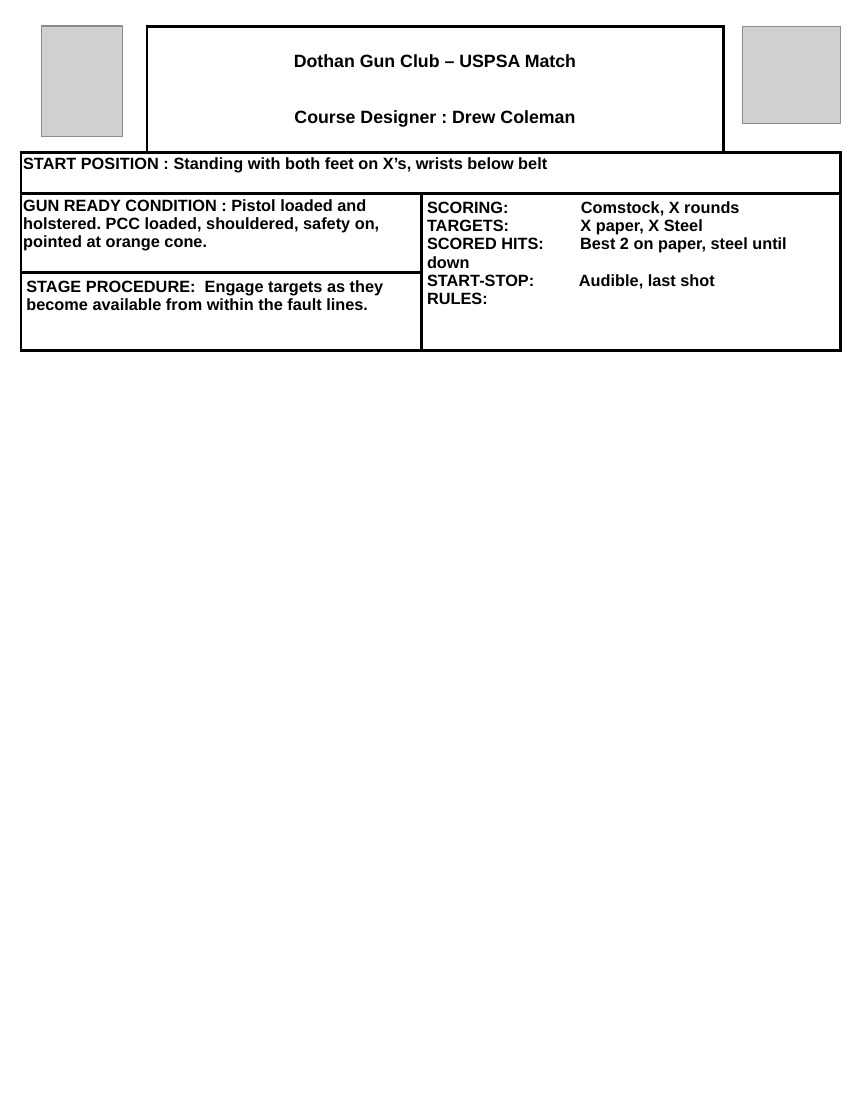
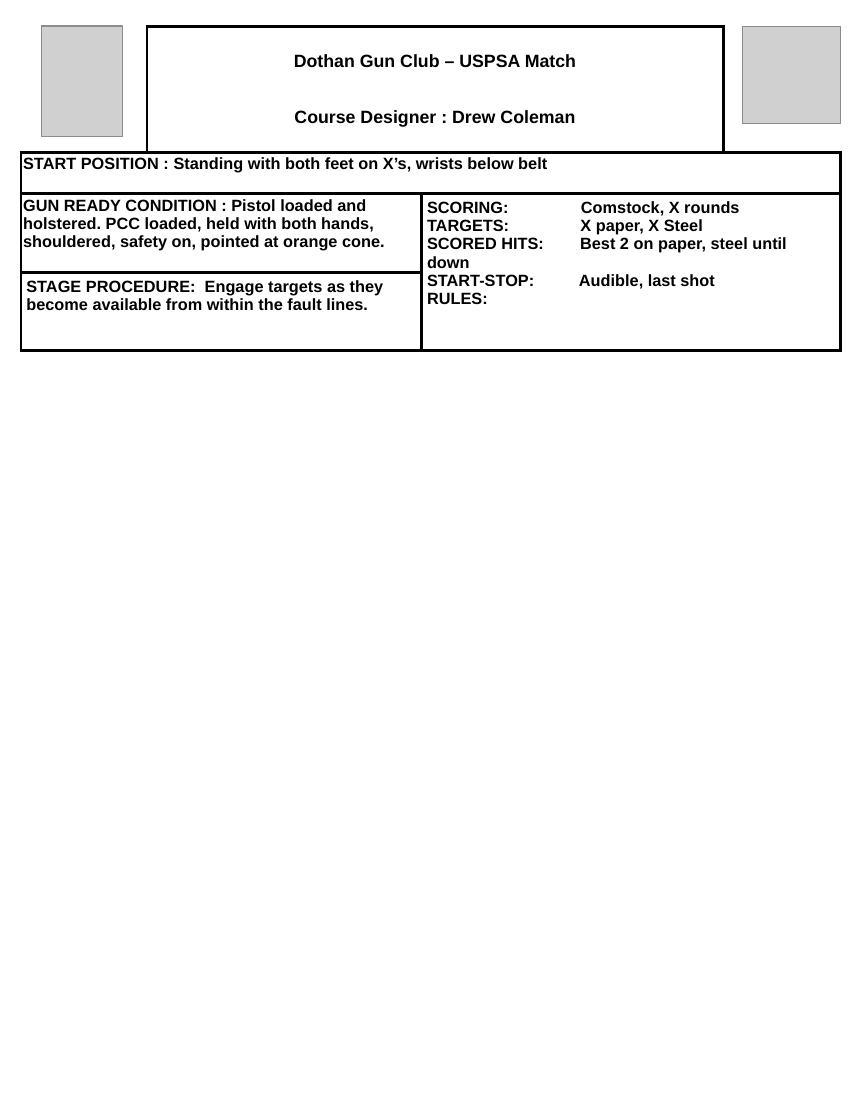
Before and after one commit to bagellord/USPSA-Stages, a slide deck: slide 1 of - Stage Design - USPSA.pptx. Drawn at 853x1120 pixels with LibreOffice and Linux fonts; fonts in the diff are those of the drawing; grey boxes stand for pictures. Boxes give left, top, right and bottom in pixels: in the first picture for what was removed or moved away, otherwise in the second. Text is boxed around its words. In the diff, an @@ line names an element or a change of style, - is before the commit and + after.

```diff
--- a/- Stage Design - USPSA.pptx
+++ b/- Stage Design - USPSA.pptx
@@ table at <box>21,26,841,361</box> @@
-row 3, column 1: GUN READY CONDITION : Pistol loaded and holstered. PCC loaded, shouldered, safety on, pointed at orange cone.
+row 3, column 1: GUN READY CONDITION : Pistol loaded and holstered. PCC loaded, held with both hands, shouldered, safety on, pointed at orange cone.
```
Also in this commit, not shown: 17 other files.
